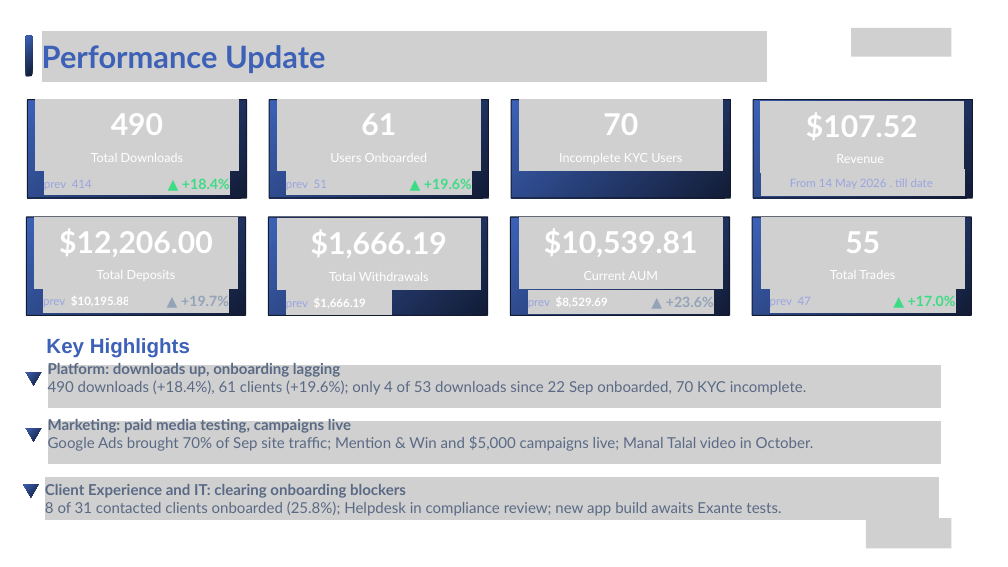
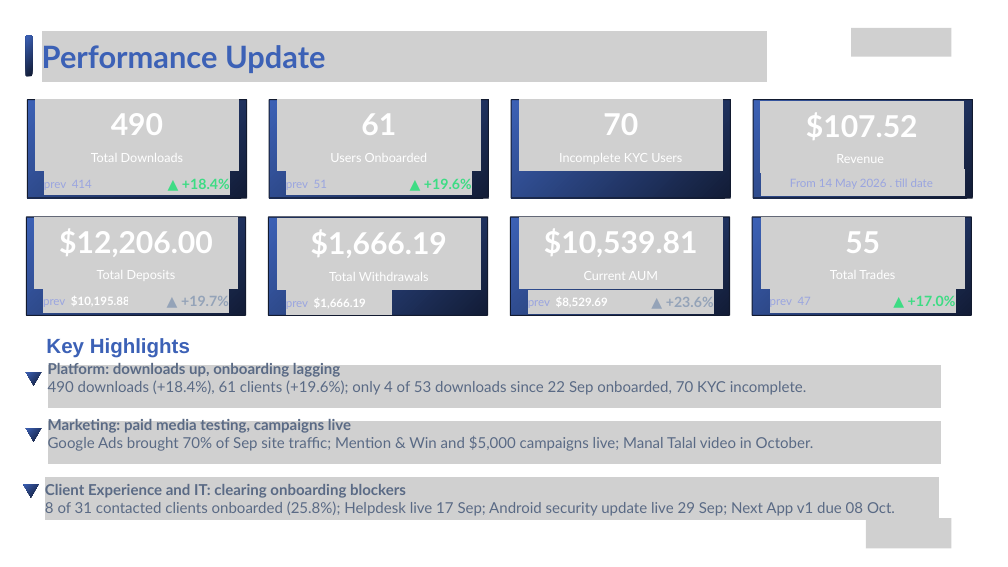
Before and after one commit to hatemmsc-ops/HatemIsa_202508993_IT9002_NLP_Project, a slide deck: slide 2 of emyaa-ceo-deck/output/ceo-update/eMYAA_Performance_Analysis_-_01.10.2026_-_Updated_29_Sep.pptx. Drawn at 1008x567 pixels with LibreOffice and Linux fonts; fonts in the diff are those of the drawing; grey boxes stand for pictures. Boxes give left, top, right and bottom in pixels: in the first picture for what was removed or moved away, otherwise in the second. Text is boxed around its words. In the diff, an @@ line names an element or a change of style, - is before the commit and + after.

```diff
--- a/emyaa-ceo-deck/output/ceo-update/eMYAA_Performance_Analysis_-_01.10.2026_-_Updated_29_Sep.pptx
+++ b/emyaa-ceo-deck/output/ceo-update/eMYAA_Performance_Analysis_-_01.10.2026_-_Updated_29_Sep.pptx
@@ text at (x1=45, y1=501, x2=895, y2=516): text changed @@
-8 of 31 contacted clients onboarded (25.8%); Helpdesk in compliance review; new app build awaits Exante tests.
+8 of 31 contacted clients onboarded (25.8%); Helpdesk live 17 Sep; Android security update live 29 Sep; Next App v1 due 08 Oct.
```
Also in this commit, not shown: 4 other slides changed, 4 slides added, 14 other files.
